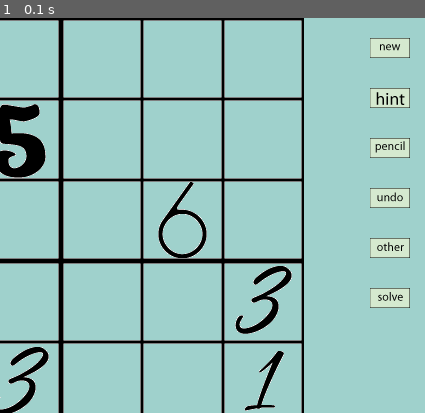
Above: before the commit, frame 1.
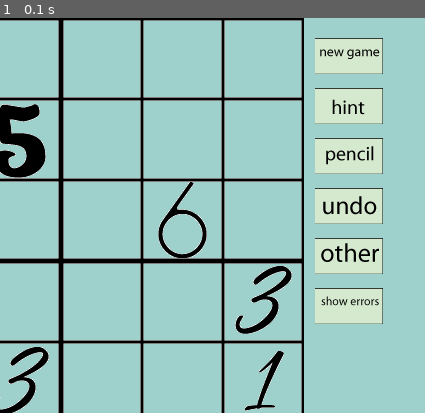
Above: after the commit, the same moment.

Repository: MAOneill/pygame-sudoku
Game: pygame game, started from pygame_soduko.py
Two runs of this game, one before a commit and one after it. Both use one fixed random seed, a clock stepped at 60 frames per second and the inputs below.
Inputs:
- Up to frame 1 (0.1 s): no input
The pictures show only the part of the screen within x 50-100%, y 0-50%; the shares and areas given below are measured in that part.

The runs differ from the first frame. In frame 1, 10% of the frame differs, in the area x 74-97%, y 5-78%.

Commit message:
updated button images and placement

Diff:
--- a/pygame_soduko.py
+++ b/pygame_soduko.py
@@ -156,12 +156,13 @@
     grid_image = pygame.image.load('numbers/big_grid_lines.png').convert_alpha()
     pencil_grid_image = pygame.image.load('numbers/litte_grid_lines.png').convert_alpha()
     #buttons
-    other_button_image = pygame.image.load('numbers/other_button.png').convert_alpha()
-    pencil_button_image = pygame.image.load('numbers/pencil_button.png').convert_alpha()
-    solve_button_image = pygame.image.load('numbers/solve_button.png').convert_alpha()
-    new_button_image = pygame.image.load('numbers/new_button.png').convert_alpha()
-    undo_button_image = pygame.image.load('numbers/undo_button.png').convert_alpha()
-    hint_button_image = pygame.image.load('numbers/hint_button.png').convert_alpha()
+    other_button_image = pygame.image.load('numbers/other_but.png').convert_alpha()
+    pencil_button_image = pygame.image.load('numbers/pencil_but.png').convert_alpha()
+    solve_button_image = pygame.image.load('numbers/solve_but.png').convert_alpha()
+    new_button_image = pygame.image.load('numbers/new_but.png').convert_alpha()
+    undo_button_image = pygame.image.load('numbers/undo_but.png').convert_alpha()
+    hint_button_image = pygame.image.load('numbers/hint_but.png').convert_alpha()
+    error_button_image = pygame.image.load('numbers/error_but.png').convert_alpha()
 
     #create data
     #do this after you set images, although I guess this could be done inside..
@@ -289,12 +290,13 @@
         screen.blit(gen_text2, (3, 765))
 
         #display menu buttons
-        screen.blit(new_button_image, (795,20))
-        screen.blit(hint_button_image, (795,70))
-        screen.blit(pencil_button_image, (795,120))
-        screen.blit(undo_button_image, (795,170))
-        screen.blit(other_button_image, (795,220))
-        screen.blit(solve_button_image, (795,270))
+        screen.blit(new_button_image, (740,20))
+        screen.blit(hint_button_image, (740,70))
+        screen.blit(pencil_button_image, (740,120))
+        screen.blit(undo_button_image, (740,170))
+        screen.blit(other_button_image, (740,220))
+        screen.blit(solve_button_image, (740,270))
+        screen.blit(error_button_image, (740,270))
 
         pygame.display.update()     #internal function
 
Binary file added: numbers/error_but.png
Binary file added: numbers/hint_but.png
Binary file added: numbers/new_but.png
Binary file added: numbers/other_but.png
Binary file added: numbers/pencil_but.png
Binary file added: numbers/solve_but.png
Binary file added: numbers/undo_but.png
